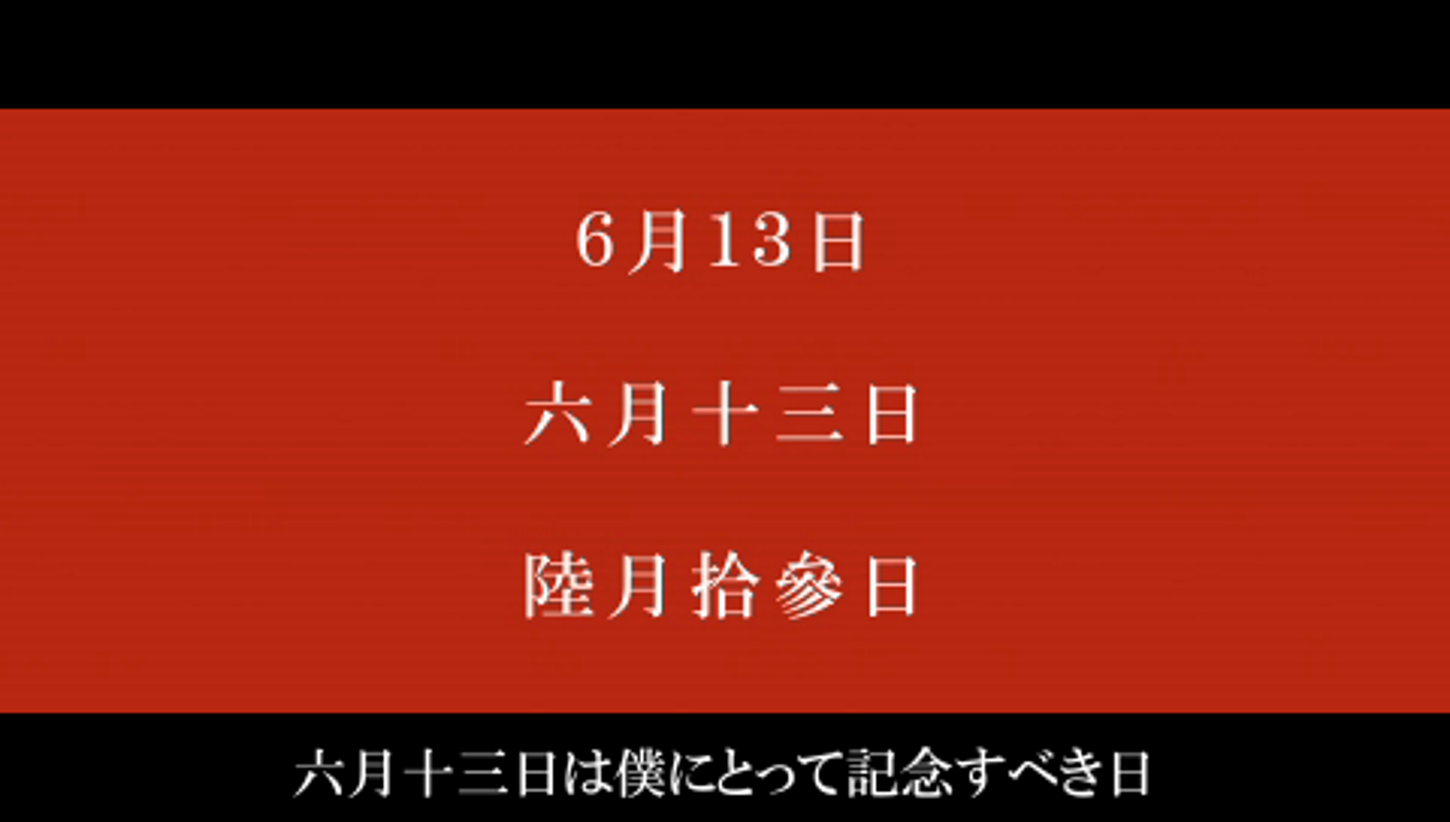
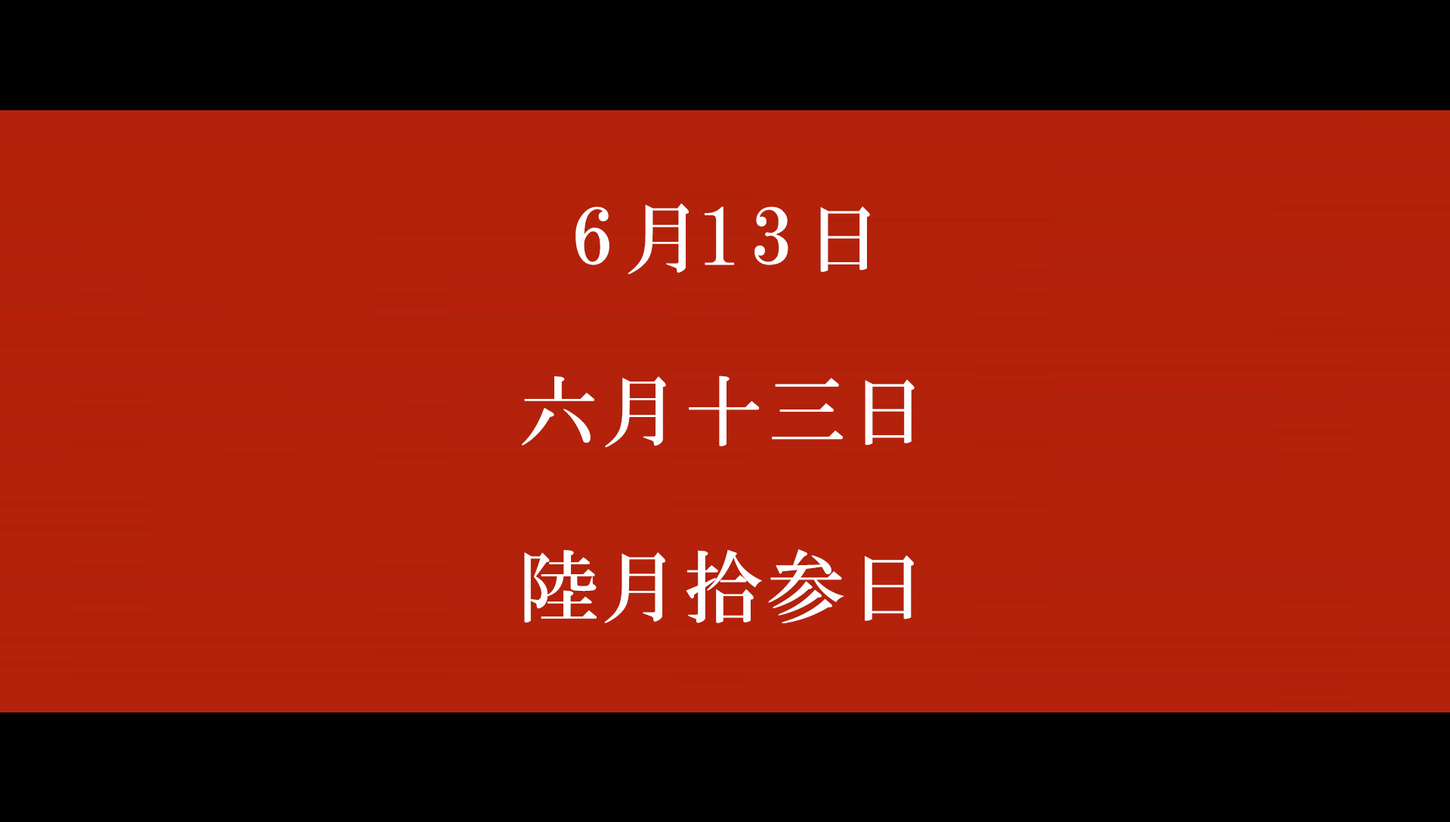
Two versions of the same layered image (w=1450, h=822). Layer-by-layer changes:
added layer "陸月拾参日" above "六月十三日" over [left=524, top=549, right=914, bottom=624]
added layer "六月十三日" above "6月13日" over [left=521, top=375, right=915, bottom=448]
added layer "6月13日" above "Layer 2" over [left=575, top=203, right=870, bottom=275]
showed "Layer 2" over [left=0, top=107, right=1450, bottom=799]
